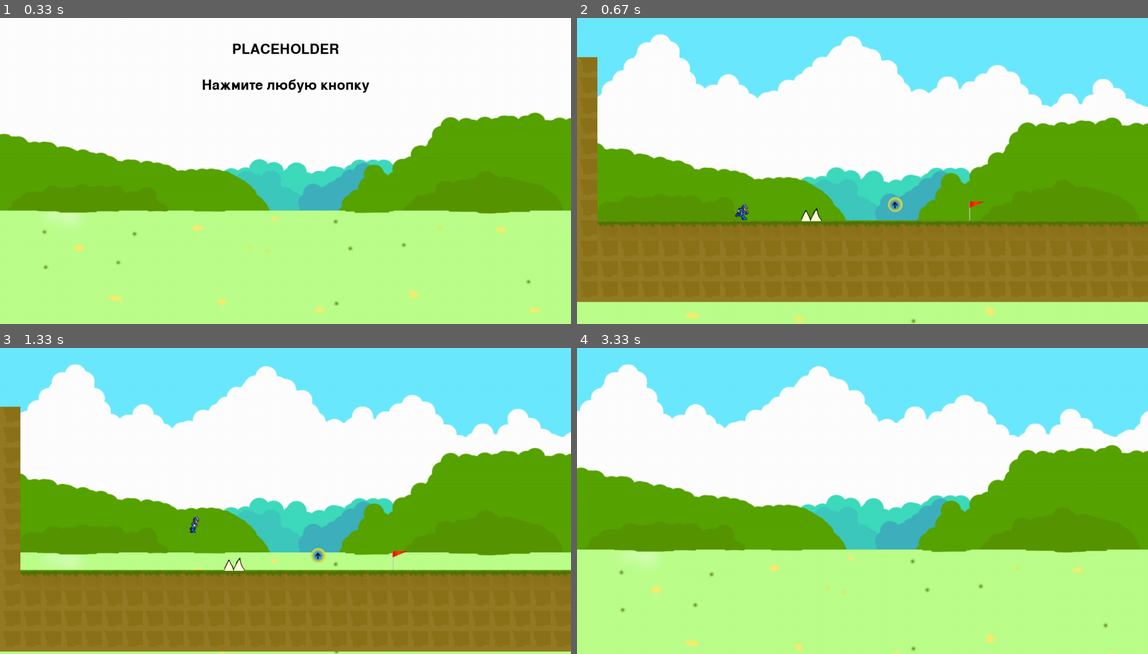
Above: before the commit, frames 1-4 (two rows, left to right).
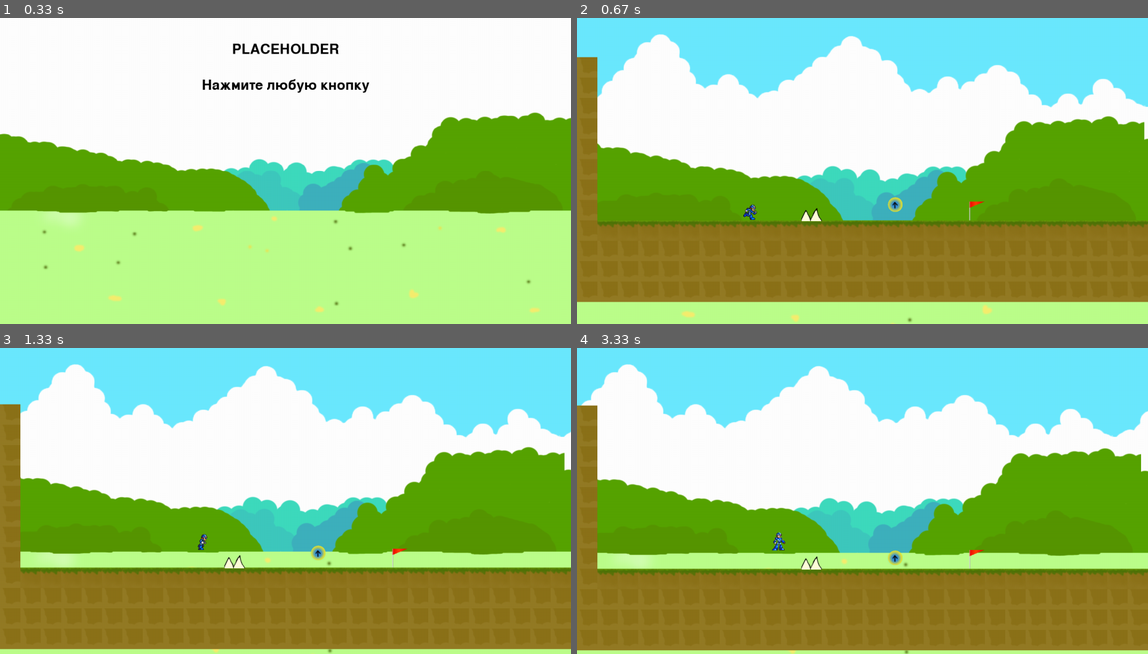
Above: after the commit, the same moments.

Repository: ArtemST2006/pygame-project
Game: pygame game, started from testyurself.py
The game is run twice, just before and just after one commit, with the same random seed, the same clock (stepped at 60 frames per second) and the same inputs.
Inputs:
- Up to frame 1 (0.33 s): no input
- Up to frame 2 (0.67 s): hold Right from 0.33 s (still down)
- Up to frame 3 (1.33 s): release Right at 0.8 s; tap A at 0.83 s; hold D from 1.17 s (still down); tap Space at 1.23 s
- Up to frame 4 (3.33 s): tap Space at 1.53, 1.73, 2.03, 2.3, 2.6, 2.73, 3.03 s; release D at 1.63 s; hold Left 1.67-2.2 s; hold A 2.23-2.63 s; hold Right 2.67-3.3 s

Frame 1 is identical in both runs. In frame 2, 1.6% of the frame differs, in the area x 3-100%, y 31-100%; in frame 3, 5.4%; in frame 4, 33%, in the area x 0-100%, y 18-100%.

Commit message:
переключение уровней, поломанная камера

Diff:
--- a/testyurself.py
+++ b/testyurself.py
@@ -223,7 +223,7 @@
 
 class Player(pygame.sprite.Sprite):
     def __init__(self, x, y):
-        super().__init__(player_sprite)
+        super().__init__(player_sprite, all_sprites)
         self.stop = pygame.transform.scale(load_image('stop_player.png'), (50, 46))
         self.image = self.stop
         self.rect = self.image.get_rect().move(x, y)
@@ -241,79 +241,79 @@
         self.count_star = 0
 
     def update(self):
-        dx = 0
-        dy = 0
-
-        keys = pygame.key.get_pressed()
-        if keys[pygame.K_LEFT] or keys[pygame.K_a]:
-            dx += -10
-            self.count += 1
-            self.image = A_PLAYER_L[self.count % len(A_PLAYER_L)]
-            self.left = True
-        elif keys[pygame.K_RIGHT] or keys[pygame.K_d]:
-            dx += 10
-            self.count += 1
-            self.image = A_PLAYER_R[self.count % len(A_PLAYER_R)]
-            self.left = False
-        else:
-            if self.left:
-                self.image = self.stop
+        global count
+        if count == 0:
+            dx = 0
+            dy = 0
+
+            keys = pygame.key.get_pressed()
+            if keys[pygame.K_LEFT] or keys[pygame.K_a]:
+                dx += -10
+                self.count += 1
+                self.image = A_PLAYER_L[self.count % len(A_PLAYER_L)]
+                self.left = True
+            elif keys[pygame.K_RIGHT] or keys[pygame.K_d]:
+                dx += 10
+                self.count += 1
+                self.image = A_PLAYER_R[self.count % len(A_PLAYER_R)]
+                self.left = False
             else:
-                self.image = pygame.transform.flip(self.stop, True, False)
-
-        self.jump += 3
-        if self.jump > 30:
-            self.jump = 30
-        dy += self.jump
-
-        for sprite in platform_sprites:
-            if sprite not in player_sprite:
-                if sprite.rect.colliderect(self.rect.x + dx, self.rect.y, self.width,
-                                           self.height):
-                    dx = 0
+                if self.left:
+                    self.image = self.stop
+                else:
+                    self.image = pygame.transform.flip(self.stop, True, False)
+
+            self.jump += 3
+            if self.jump > 30:
+                self.jump = 30
+            dy += self.jump
+
+            for sprite in platform_sprites:
+                if sprite not in player_sprite:
+                    if sprite.rect.colliderect(self.rect.x + dx, self.rect.y, self.width,
+                                               self.height):
+                        dx = 0
+                    if sprite.rect.colliderect(self.rect.x, self.rect.y + dy, self.width, self.height):
+                        if self.jump < 0:
+                            dy = sprite.rect.bottom - self.rect.top
+                            self.jump = 0
+                        elif self.jump >= 0:
+                            self.count_jump = 0
+                            dy = sprite.rect.top - self.rect.bottom
+                            self.jumpfly = False
+
+            for sprite in gain_sprites:
+                if sprite.rect.colliderect(self.rect.x, self.rect.y, self.width, self.height):
+                    sprite.kill()
+                    self.is_gain = True
+                    self.count_gain = 0
+
+            for sprite in star_point:
+                if sprite.rect.colliderect(self.rect.x, self.rect.y, self.width, self.height):
+                    sprite.kill()
+                    self.count_star += 1
+
+            for sprite in bublic_sprites:
                 if sprite.rect.colliderect(self.rect.x, self.rect.y + dy, self.width, self.height):
-                    if self.jump < 0:
-                        dy = sprite.rect.bottom - self.rect.top
-                        self.jump = 0
-                    elif self.jump >= 0:
-                        self.count_jump = 0
-                        dy = sprite.rect.top - self.rect.bottom
-                        self.jumpfly = False
-                        self.jump = 0
-
-        for sprite in gain_sprites:
-            if sprite.rect.colliderect(self.rect.x, self.rect.y, self.width, self.height):
-                sprite.kill()
-                self.is_gain = True
+                    death_ship_sound.play()
+                    create_particles('death', (sprite.rect.x, sprite.rect.y))
+                    game = False
+
+            if self.is_gain:
+                self.count_gain += 1
+            if self.count_gain > 200:
+                self.is_gain = False
                 self.count_gain = 0
 
-        for sprite in star_point:
-            if sprite.rect.colliderect(self.rect.x, self.rect.y, self.width, self.height):
-                sprite.kill()
-                self.count_star += 1
-
-        for sprite in bublic_sprites:
-            if sprite.rect.colliderect(self.rect.x, self.rect.y + dy, self.width, self.height):
-                death_ship_sound.play()
-                create_particles('death', (sprite.rect.x, sprite.rect.y))
-                game = False
-
-        if self.is_gain:
-            self.count_gain += 1
-        if self.count_gain > 200:
-            self.is_gain = False
-            self.count_gain = 0
-
-        self.rect.x += dx
-        self.rect.y += dy
-
-        self.camera(dx)
-        print(self.rect.y)
+            self.rect.x += dx
+            self.rect.y += dy
+
+            self.camera(dx)
 
     def camera(self, dx):
         global left_border, right_border
         left_border += dx
-        right_border -= dx
+        right_border += dx
 
         if left_border <= 700 or right_border <= 700:
             self.camera_fixed = False
@@ -543,7 +543,7 @@
     game_won = load_sound_little('sounds/game-won.ogg')
     play_music(1)
 
-    LEVELS = ["map.txt", "test_map.txt"]
+    LEVELS = ["test_map.txt", "map.txt"]
     BLOCK = {'ship': 'ship.png', 'trava': 'trava.png',
              'zelma': 'zelma.png', '5': 'gain/big_jump.png',
              '1': 'star.png', 'push': 'pusha/push.png',
@@ -573,16 +573,16 @@
     background_animation = 0
     background_animation_pole_x = 0
     background_animation_pole_y = 0
-    player, level_x, level_y, weight_map, = generate_level(load_level('test_map.txt'))
+    player, level_x, level_y, weight_map, = generate_level(load_level(LEVELS[0]))
     left_border = player.rect.x
     right_border = weight_map * 50 - player.rect.x - 50
 
     camera = Camera()
 
     current_level_index = 0
-    count = 0
     game = True
     running = True
+    count = 0
     while running:
         # установка флага
         if (pygame.sprite.spritecollideany(player, obstacles_sprites) or
@@ -612,7 +612,7 @@
                         player.jump = -30
                     else:
                         player.jump = -20
-
+        print(left_border)
         x_fon = player.rect.x
         all_sprites.update()
 
@@ -665,12 +665,14 @@
                 star_point = pygame.sprite.Group()
                 gain_sprites = pygame.sprite.Group()
                 gain_big_jump = pygame.sprite.Group()
-                player, level_x, level_y, weight_map, = generate_level(load_level(LEVELS[current_level_index]))
+                try:
+                    player, level_x, level_y, weight_map, = generate_level(load_level(LEVELS[current_level_index]))
+                except IndexError:
+                    current_level_index -= 1
+                    player, level_x, level_y, weight_map, = generate_level(load_level(LEVELS[current_level_index]))
 
                 count = 0
                 game = True
-        player_sprite.update()
-        player_sprite.draw(screen)
         pygame.display.flip()
         clock.tick(FPS)
     pygame.display.quit()
